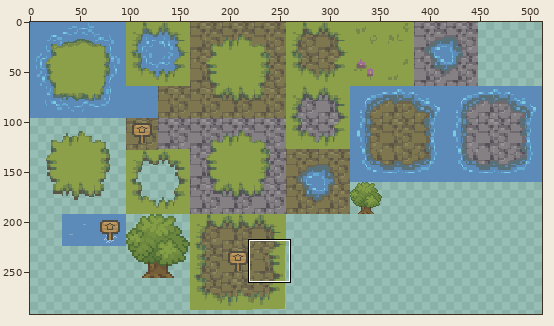
Two states of a sprite sheet, Material/Map/Tiled/Tileset/tileset.png. The first picture is a wide view before the edit; the outline marks the close-up.
Close-up. Before the edit:
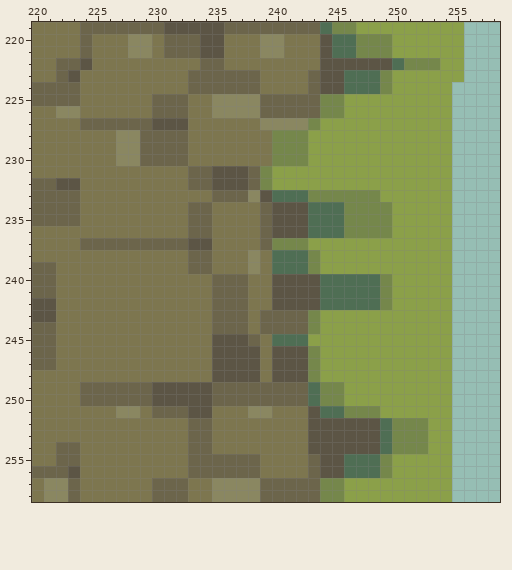
The file is 512x337 pixels. Colours within 5 levels of each other are drawn and written as one. Shown: x 220..258, y 219..258. The wide view leaves out empty margins.
After:
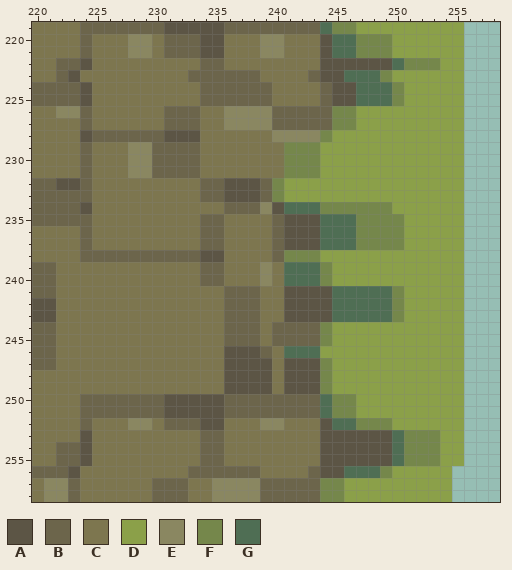
Palette (. is transparent): A #5c5545  B #6c654b  C #7d764f  D #8ba049  E #8a8761  F #75874b  G #4f6e54
The exact change:
@@ x 220..258 @@
 223 CCBACCCCCCCCCBBBBBBCCCCBAAGGGFDDDDDD...
-224 BBBBCCCCCCCCCBBBBBBCCCCBAAGGGFDDDDD....
-225 BBBBCCCCCCBBBCCEEEEBBBBBFFDDDDDDDDD....
-226 CCEECCCCCCBBBCCEEEEBBBBBFFDDDDDDDDD....
-227 CCCCBBBBBBAAACCCCCCEEEEFDDDDDDDDDDD....
-228 CCCCCCCEEBBBBCCCCCCCFFFDDDDDDDDDDDD....
-229 CCCCCCCEEBBBBCCCCCCCFFFDDDDDDDDDDDD....
-230 CCCCCCCEEBBBBCCCCCCCFFFDDDDDDDDDDDD....
-231 CCCCCCCCCCCCCBBAAABFDDDDDDDDDDDDDDD....
-232 BBAACCCCCCCCCBBAAABFDDDDDDDDDDDDDDD....
-233 BBBBCCCCCCCCCCCBBBEAGGGFFFFFFDDDDDD....
-234 BBBBCCCCCCCCCBBCCCCBAAAGGGFFFFDDDDD....
-235 BBBBCCCCCCCCCBBCCCCBAAAGGGFFFFDDDDD....
-236 CCCCCCCCCCCCCBBCCCCBAAAGGGFFFFDDDDD....
-237 CCCCBBBBBBBBBAACCCCBFFFDDDDDDDDDDDD....
-238 CCCCCCCCCCCCCBBCCCECGGGFDDDDDDDDDDD....
-239 BBCCCCCCCCCCCBBCCCECGGGFDDDDDDDDDDD....
-240 BBCCCCCCCCCCCCCBBBCCAAAAGGGGGFDDDDD....
-241 BBCCCCCCCCCCCCCBBBCCAAAAGGGGGFDDDDD....
-242 AACCCCCCCCCCCCCBBBCCAAAAGGGGGFDDDDD....
-243 AACCCCCCCCCCCCCBBBCBBBBFDDDDDDDDDDD....
-244 BBCCCCCCCCCCCCCBBBCBBBBFDDDDDDDDDDD....
-245 BBCCCCCCCCCCCCCAAABCGGGDDDDDDDDDDDD....
-246 BBCCCCCCCCCCCCCAAAACAAAFDDDDDDDDDDD....
-247 BBCCCCCCCCCCCCCAAAACAAAFDDDDDDDDDDD....
-248 CCCCCCCCCCCCCCCAAAACAAAFDDDDDDDDDDD....
-249 CCCCBBBBBBAAAAABBBBBBBBGFFDDDDDDDDD....
-250 CCCCBBBBBBAAAAABBBBBBBBGFFDDDDDDDDD....
-251 CCCCCCCEECBBBAACCCEECCCAGGFFFDDDDDD....
-252 CCCCCCCCCCCCCBBCCCCCCCCAAAAAAGFFFDD....
-253 CCCCCCCCCCCCCBBCCCCCCCCAAAAAAGFFFDD....
-254 CCBBCCCCCCCCCBBCCCCCCCCAAAAAAGFFFDD....
-255 CCBBCCCCCCCCCBBBBBBCCCCBAAGGGFDDDDD....
+224 BBBBACCCCCCCCCBBBBBBCCCCBAAGGGFDDDDD...
+225 BBBBACCCCCCCCCBBBBBBCCCCBAAGGGFDDDDD...
+226 CCEEBCCCCCCBBBCCEEEEBBBBBFFDDDDDDDDD...
+227 CCCCBCCCCCCBBBCCEEEEBBBBBFFDDDDDDDDD...
+228 CCCCABBBBBBAAACCCCCCEEEEFDDDDDDDDDDD...
+229 CCCCBCCCEEBBBBCCCCCCCFFFDDDDDDDDDDDD...
+230 CCCCBCCCEEBBBBCCCCCCCFFFDDDDDDDDDDDD...
+231 CCCCBCCCEEBBBBCCCCCCCFFFDDDDDDDDDDDD...
+232 BBAABCCCCCCCCCBBAAABFDDDDDDDDDDDDDDD...
+233 BBBBBCCCCCCCCCBBAAABFDDDDDDDDDDDDDDD...
+234 BBBBACCCCCCCCCCCBBBEAGGGFFFFFFDDDDDD...
+235 BBBBBCCCCCCCCCBBCCCCBAAAGGGFFFFDDDDD...
+236 CCCCBCCCCCCCCCBBCCCCBAAAGGGFFFFDDDDD...
+237 CCCCBCCCCCCCCCBBCCCCBAAAGGGFFFFDDDDD...
+238 CCCCBBBBBBBBBBAACCCCBFFFDDDDDDDDDDDD...
+239 BBCCCCCCCCCCCCBBCCCECGGGFDDDDDDDDDDD...
+240 BBCCCCCCCCCCCCBBCCCECGGGFDDDDDDDDDDD...
+241 BBCCCCCCCCCCCCCCBBBCCAAAAGGGGGFDDDDD...
+242 AACCCCCCCCCCCCCCBBBCCAAAAGGGGGFDDDDD...
+243 AACCCCCCCCCCCCCCBBBCCAAAAGGGGGFDDDDD...
+244 BBCCCCCCCCCCCCCCBBBCBBBBFDDDDDDDDDDD...
+245 BBCCCCCCCCCCCCCCBBBCBBBBFDDDDDDDDDDD...
+246 BBCCCCCCCCCCCCCCAAABCGGGDDDDDDDDDDDD...
+247 BBCCCCCCCCCCCCCCAAAACAAAFDDDDDDDDDDD...
+248 CCCCCCCCCCCCCCCCAAAACAAAFDDDDDDDDDDD...
+249 CCCCCCCCCCCCCCCCAAAACAAAFDDDDDDDDDDD...
+250 CCCCBBBBBBBAAAAABBBBBBBBGFFDDDDDDDDD...
+251 CCCCBBBBBBBAAAAABBBBBBBBGFFDDDDDDDDD...
+252 CCCCBCCCEECBBBAACCCEECCCAGGFFFDDDDDD...
+253 CCCCACCCCCCCCCBBCCCCCCCCAAAAAAGFFFDD...
+254 CCBBACCCCCCCCCBBCCCCCCCCAAAAAAGFFFDD...
+255 CCBBACCCCCCCCCBBCCCCCCCCAAAAAAGFFFDD...
 256 BBBACCCCCCCCCBBBBBBCCCCBAAGGGFDDDDD....
